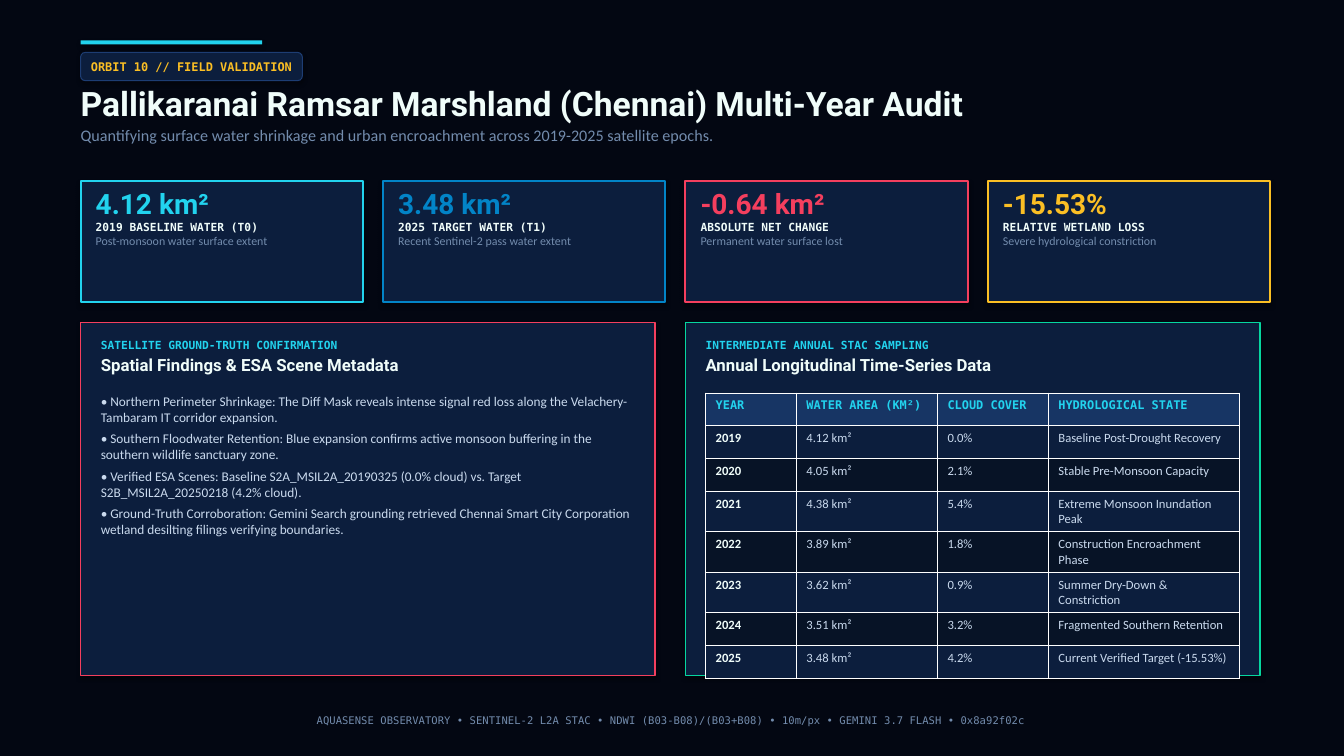
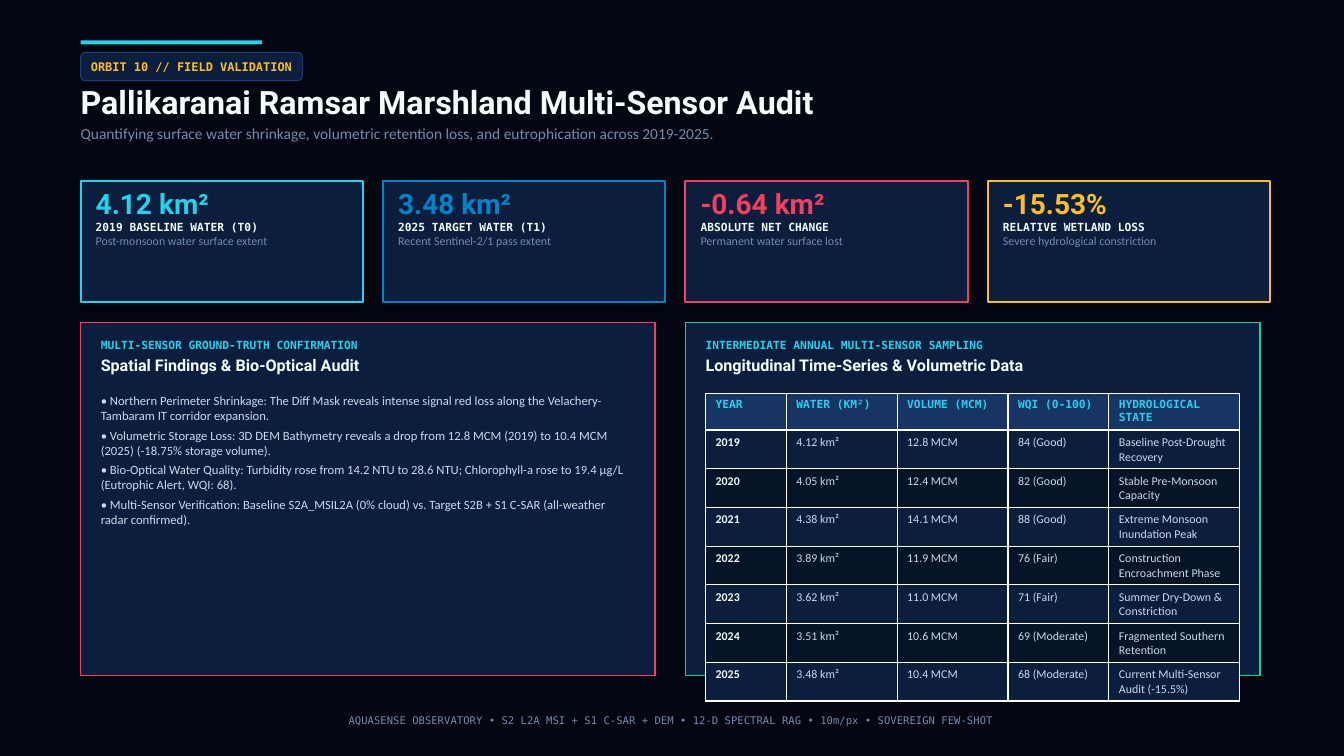
Before and after one commit to Naeha-S/Aquasense, a slide deck: slide 10 of AquaSense_Pitch_Deck_v2.pptx. Drawn at 1344x756 pixels with LibreOffice and Linux fonts; fonts in the diff are those of the drawing. Boxes give left, top, right and bottom in pixels: in the first picture for what was removed or moved away, otherwise in the second. Text is boxed around its words. In the diff, an @@ line names an element or a change of style, - is before the commit and + after.

Commit message:
feat: implement sovereign 12-D spectral RAG pipeline and update pitch deck presentation assets

```diff
--- a/AquaSense_Pitch_Deck_v2.pptx
+++ b/AquaSense_Pitch_Deck_v2.pptx
@@ text at <box>81,90,813,142</box>: text changed; size 11.5 to 11 pt @@
-Pallikaranai Ramsar Marshland (Chennai) Multi-Year Audit
-Quantifying surface water shrinkage and urban encroachment across 2019-2025 satellite epochs.
+Pallikaranai Ramsar Marshland Multi-Sensor Audit
+Quantifying surface water shrinkage, volumetric retention loss, and eutrophication across 2019-2025.
@@ text at <box>398,237,551,247</box>: text changed @@
-Recent Sentinel-2 pass water extent
+Recent Sentinel-2/1 pass extent
@@ text at <box>101,340,360,375</box>: text changed @@
-SATELLITE GROUND-TRUTH CONFIRMATION
-Spatial Findings & ESA Scene Metadata
+MULTI-SENSOR GROUND-TRUTH CONFIRMATION
+Spatial Findings & Bio-Optical Audit
@@ text at <box>706,340,1023,375</box>: text changed; size 12 to 8 pt; font Roboto to DejaVu Sans Mono; text colour #F0FDFA to #22D3EE @@
-INTERMEDIATE ANNUAL STAC SAMPLING
-Annual Longitudinal Time-Series Data
+INTERMEDIATE ANNUAL MULTI-SENSOR SAMPLING
+Longitudinal Time-Series & Volumetric Data
@@ text at <box>101,396,602,422</box>: size 9.5 to 9 pt in "• Northern Perimeter Shrinkage: The Diff Mask ..."; less space between paragraphs @@
@@ table at <box>706,393,1240,699</box> @@
-column 2: WATER AREA (KM²) | 4.12 km² | 4.05 km² | 4.38 km² | 3.89 km² | 3.62 km² | 3.51 km² | 3.48 km²
-column 3: CLOUD COVER | 0.0% | 2.1% | 5.4% | 1.8% | 0.9% | 3.2% | 4.2%
-column 4: HYDROLOGICAL STATE | Baseline Post-Drought Recovery | Stable Pre-Monsoon Capacity | Extreme Monsoon Inundation Peak | Construction Encroachment Phase | Summer Dry-Down & Constriction | Fragmented Southern Retention | Current Verified Target (-15.53%)
+column 2: WATER (KM²) | 4.12 km² | 4.05 km² | 4.38 km² | 3.89 km² | 3.62 km² | 3.51 km² | 3.48 km²
+column 3: VOLUME (MCM) | 12.8 MCM | 12.4 MCM | 14.1 MCM | 11.9 MCM | 11.0 MCM | 10.6 MCM | 10.4 MCM
+column 4: WQI (0-100) | 84 (Good) | 82 (Good) | 88 (Good) | 76 (Fair) | 71 (Fair) | 69 (Moderate) | 68 (Moderate)
+column 5: HYDROLOGICAL STATE | Baseline Post-Drought Recovery | Stable Pre-Monsoon Capacity | Extreme Monsoon Inundation Peak | Construction Encroachment Phase | Summer Dry-Down & Constriction | Fragmented Southern Retention | Current Multi-Sensor Audit (-15.5%)
@@ text at <box>101,431,623,526</box>: text changed; size 9.5 to 9 pt @@
-• Southern Floodwater Retention: Blue expansion confirms active monsoon buffering in the southern wildlife sanctuary zone.
-• Verified ESA Scenes: Baseline S2A_MSIL2A_20190325 (0.0% cloud) vs. Target S2B_MSIL2A_20250218 (4.2% cloud).
-• Ground-Truth Corroboration: Gemini Search grounding retrieved Chennai Smart City Corporation wetland desilting filings verifying boundaries.
+• Volumetric Storage Loss: 3D DEM Bathymetry reveals a drop from 12.8 MCM (2019) to 10.4 MCM (2025) (-18.75% storage volume).
+• Bio-Optical Water Quality: Turbidity rose from 14.2 NTU to 28.6 NTU; Chlorophyll-a rose to 19.4 µg/L (Eutrophic Alert, WQI: 68).
+• Multi-Sensor Verification: Baseline S2A_MSIL2A (0% cloud) vs. Target S2B + S1 C-SAR (all-weather radar confirmed).
@@ text at <box>349,716,992,726</box>: text changed @@
-AQUASENSE OBSERVATORY • SENTINEL-2 L2A STAC • NDWI (B03-B08)/(B03+B08) • 10m/px • GEMINI 3.7 FLASH • 0x8a92f02c
+AQUASENSE OBSERVATORY • S2 L2A MSI + S1 C-SAR + DEM • 12-D SPECTRAL RAG • 10m/px • SOVEREIGN FEW-SHOT
```
Also in this commit, not shown: 8 other slides changed, 3 slides added, 2 slides removed, 6 other files.
